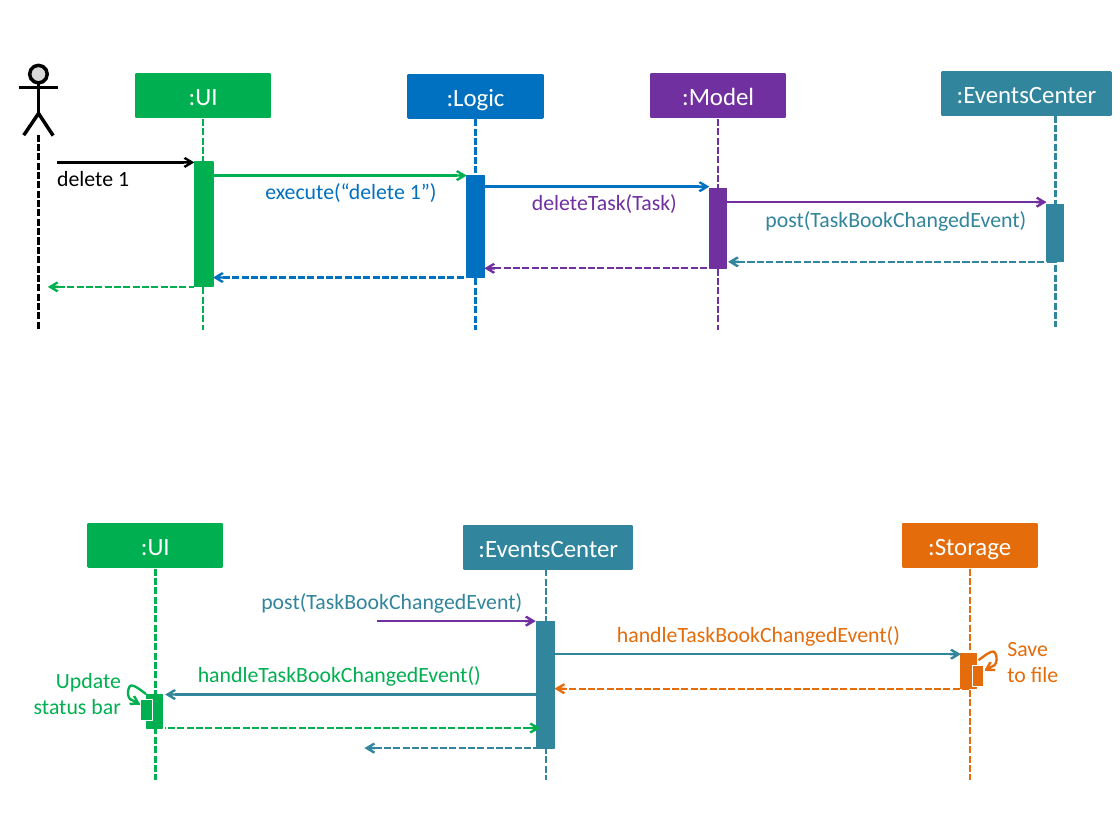
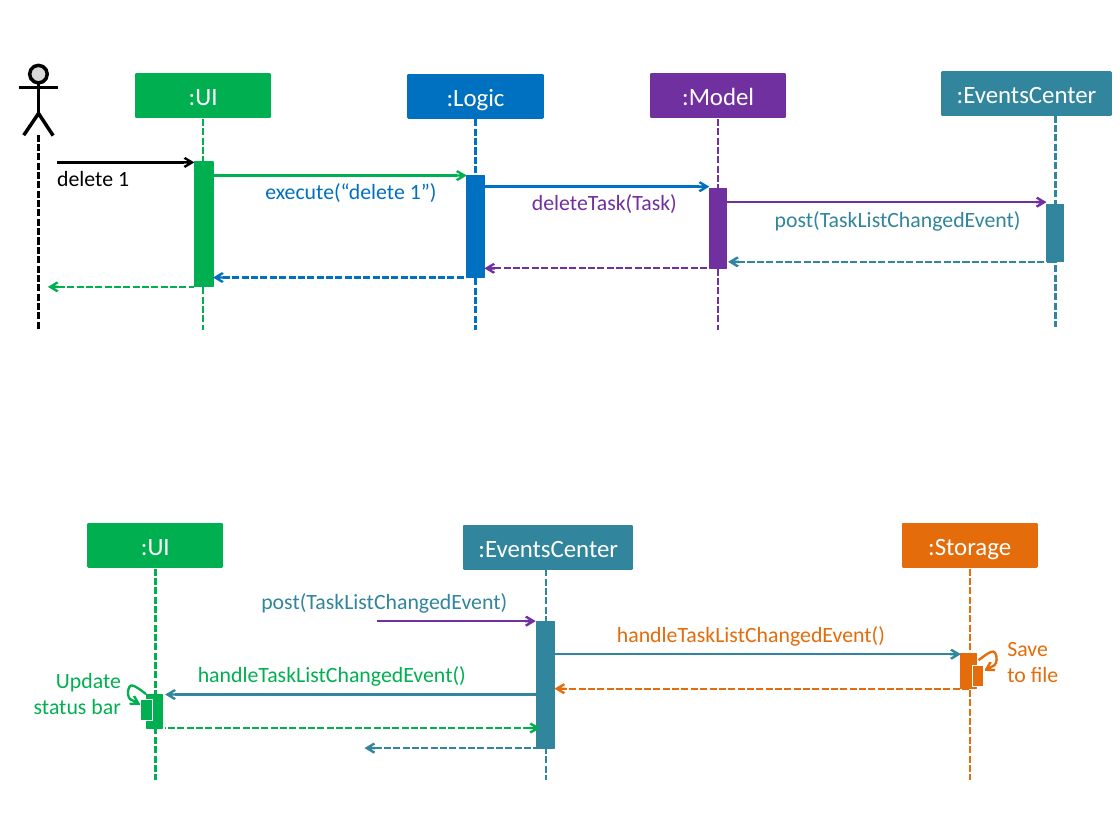
Before and after one commit to yogamurti/main, a slide deck: slide 1 of docs/diagrams/HighLevelSequenceDiagrams.pptx. Drawn at 1120x840 pixels with LibreOffice and Linux fonts; fonts in the diff are those of the drawing. Boxes give left, top, right and bottom in pixels: in the first picture for what was removed or moved away, otherwise in the second. Text is boxed around its words. In the diff, an @@ line names an element or a change of style, - is before the commit and + after.

Commit message:
Rename TaskBook to TaskList

```diff
--- a/docs/diagrams/HighLevelSequenceDiagrams.pptx
+++ b/docs/diagrams/HighLevelSequenceDiagrams.pptx
@@ text at (775, 211, 1021, 231): text changed @@
-post(TaskBookChangedEvent)
+post(TaskListChangedEvent)
@@ text at (261, 593, 507, 613): text changed @@
-post(TaskBookChangedEvent)
+post(TaskListChangedEvent)
@@ text at (617, 626, 885, 646): text changed @@
-handleTaskBookChangedEvent()
+handleTaskListChangedEvent()
@@ text at (198, 666, 466, 686): text changed @@
-handleTaskBookChangedEvent()
+handleTaskListChangedEvent()
```
Also in this commit, not shown: 7 other files.
